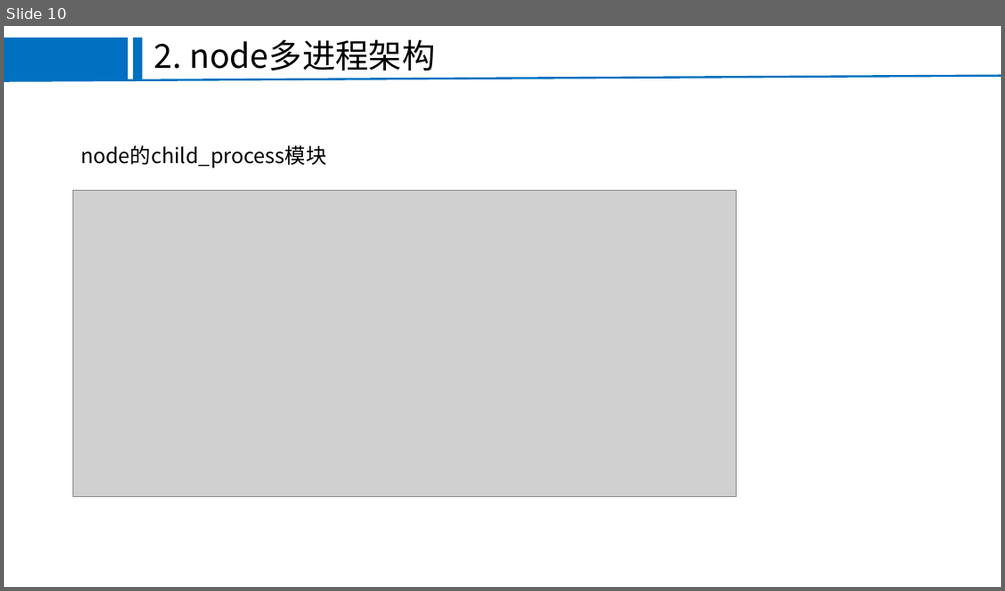
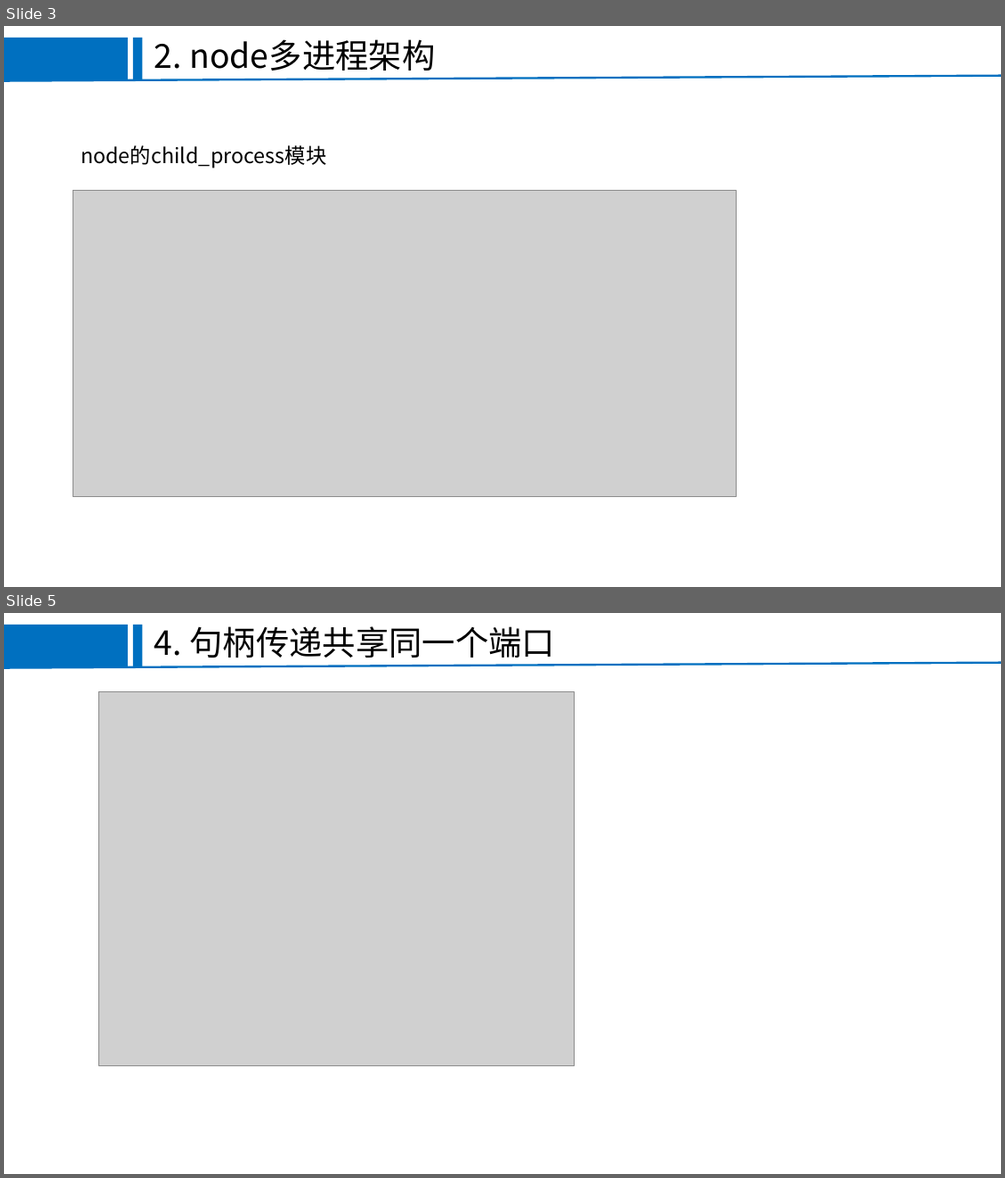
Before and after one commit to FEjohnny/demos, a slide deck: pm2/pm2.pptx. Shown one above the other, each under a label of ours: slide 10 before the commit, slides 3 and 5 after it; the slides between them are not shown. The pictures are 1005x591 and 1005x1178 pixels, drawn with LibreOffice and Linux fonts; fonts in the diff are those of the drawing; grey boxes stand for pictures; background and template pictures are left out. Boxes give left, top, right and bottom in pixels: in the first picture for what was removed or moved away, otherwise in the second. Text is boxed around its words. In the diff, an @@ line names an element or a change of style, - is before the commit and + after.

```diff
--- a/pm2/pm2.pptx
+++ b/pm2/pm2.pptx
@@ slide 5 added at box(4, 613, 1001, 1174), background #FFFFFF; not listed: 3 template elements that a slide beside it also shows @@
@@ text added at box(154, 626, 555, 665), 32 pt, text #000000 @@
+4. 句柄传递共享同一个端口
@@ picture added at box(99, 691, 574, 1065) @@
@@ picture added at box(99, 723, 484, 1035) @@
@@ what was slide 10 is now slide 3 @@
```
Also in this commit, not shown: 12 slides changed, 1 other slide added, 1 slide removed, 3 other files.
